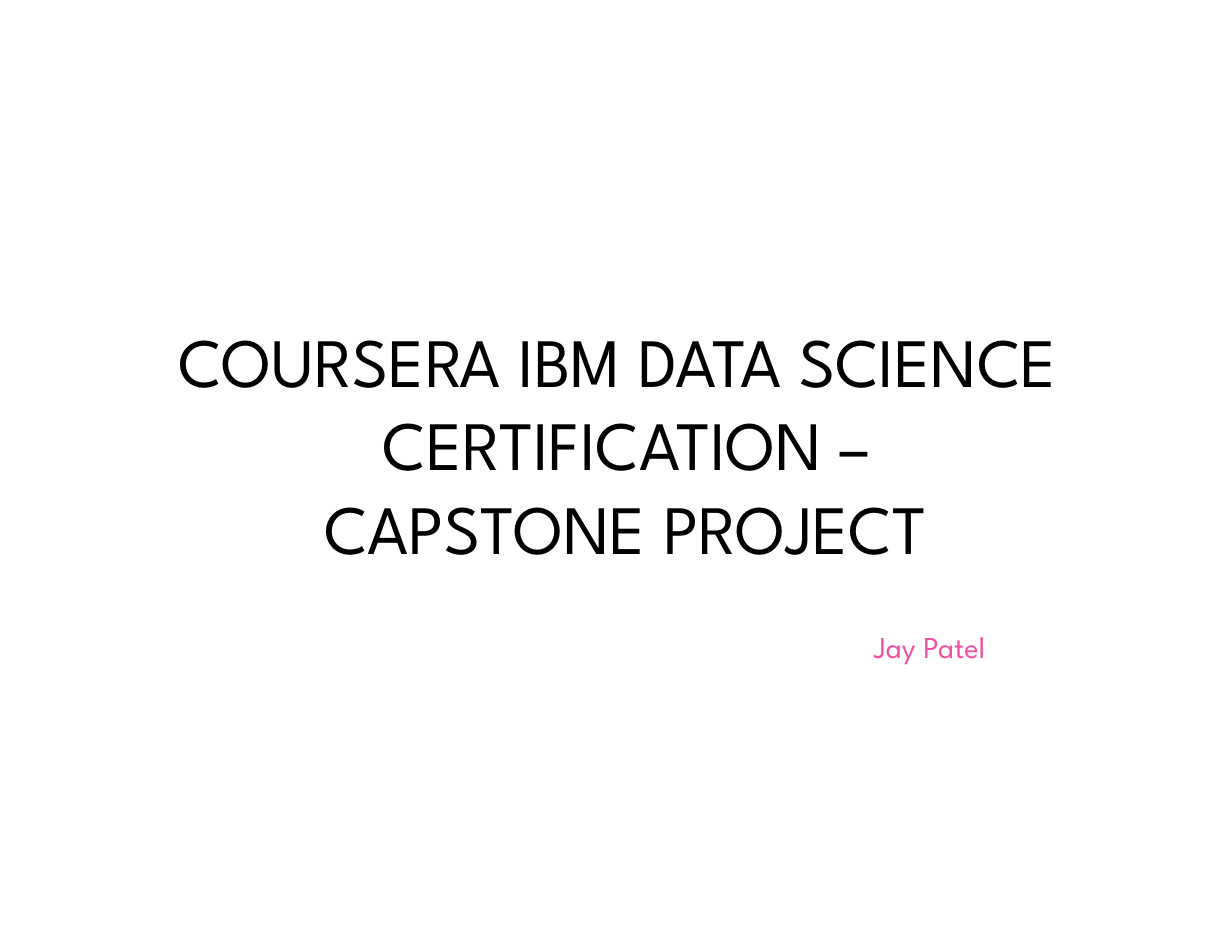
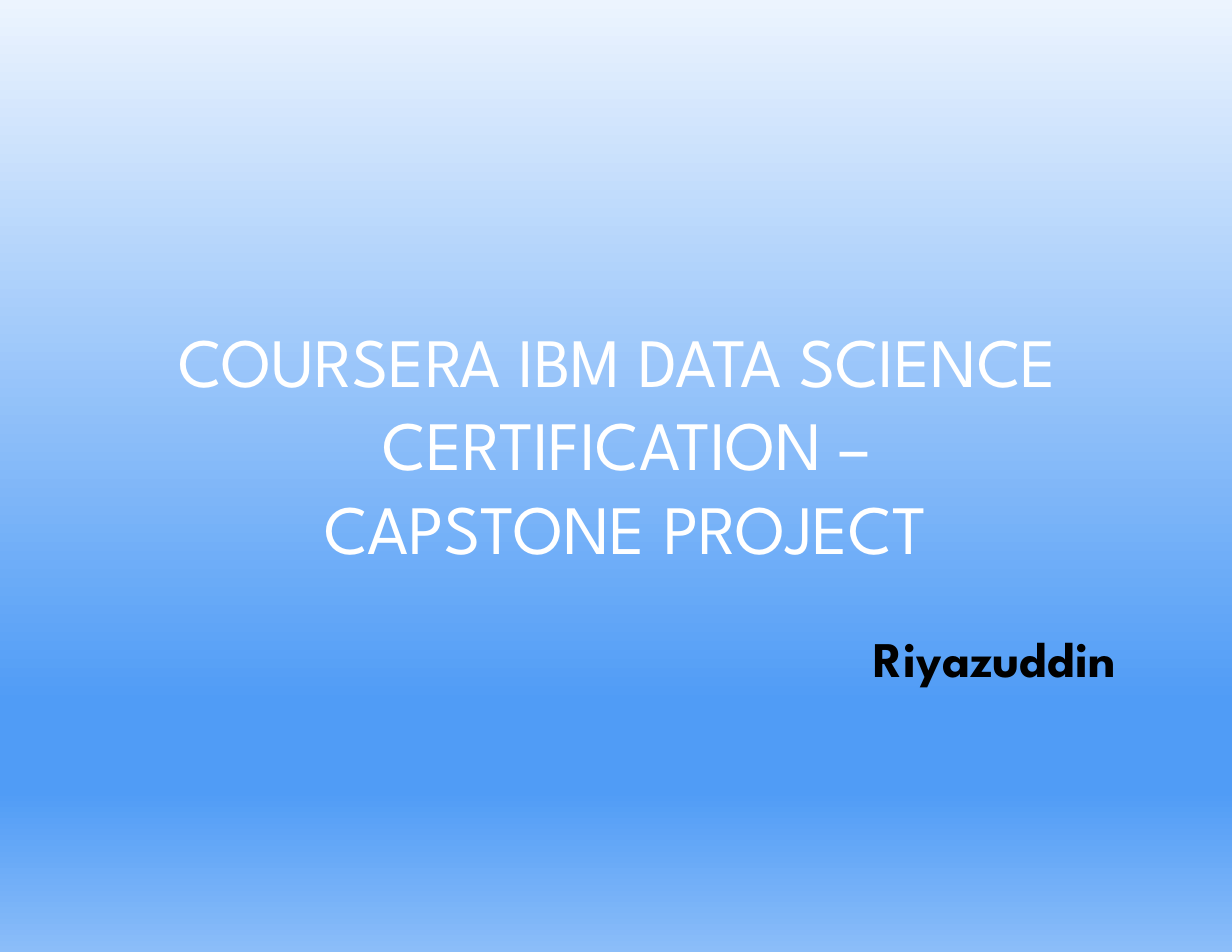
Before and after one commit to Riyazkhan14/Coursera-Capstone-Project, a slide deck: slide 1 of Applied-Data-Science-Capstone-Presentation.pptx. Drawn at 1232x952 pixels with LibreOffice and Linux fonts; fonts in the diff are those of the drawing. Boxes give left, top, right and bottom in pixels: in the first picture for what was removed or moved away, otherwise in the second. Text is boxed around its words. In the diff, an @@ line names an element or a change of style, - is before the commit and + after.

Commit message:
Published from Watson Studio.
Applied Data Science Capstone Presentation

```diff
--- a/Applied-Data-Science-Capstone-Presentation.pptx
+++ b/Applied-Data-Science-Capstone-Presentation.pptx
@@ background #FFFFFF to gradient #ECF4FE to #509CF6 to #8BBDF9 @@
@@ title "COURSERA IBM DATA SCIENCE CERTIFICATION ..." at (178,340,1057,555): text colour #000000 to #FFFFFF @@
@@ text at (874,642,1116,688): text changed; size 19.5 to 32 pt; text colour #EF52A5 to #000000; bold on @@
-Jay Patel
+Riyazuddin
```
Also in this commit, not shown: 11 other slides changed.
